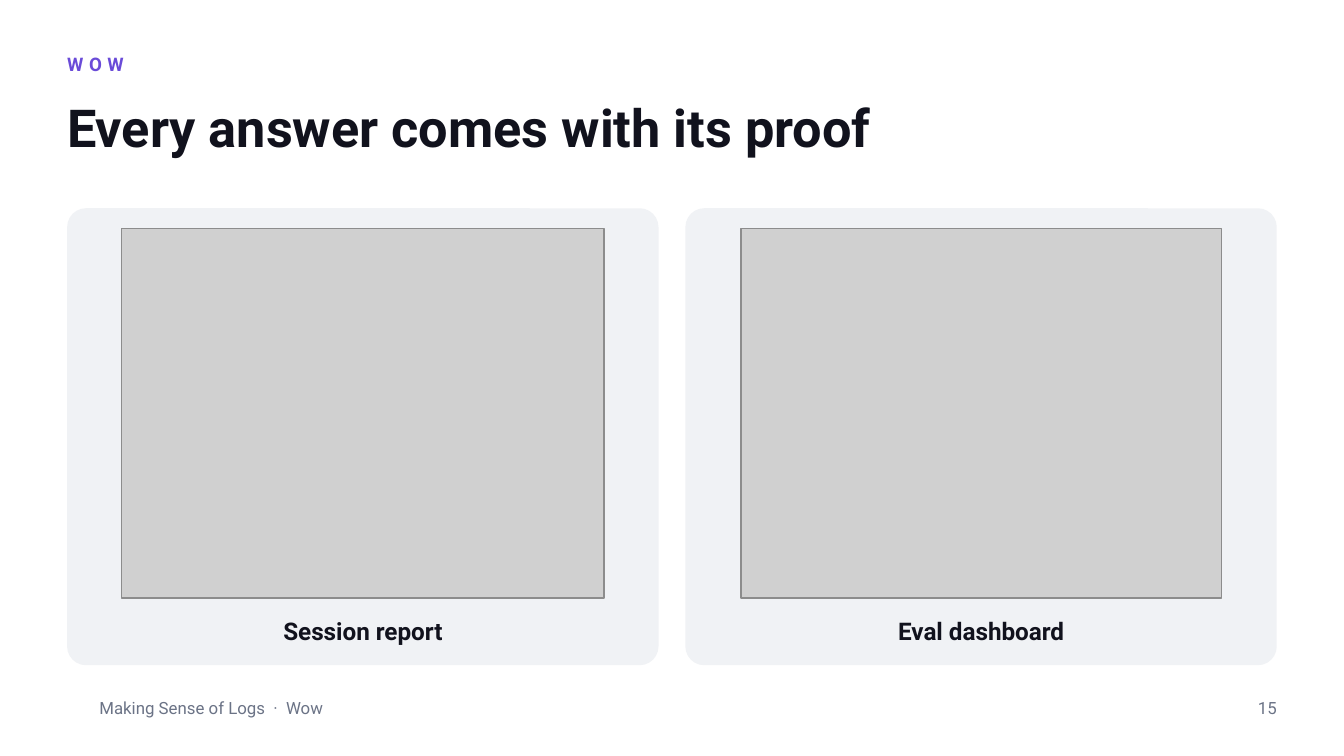
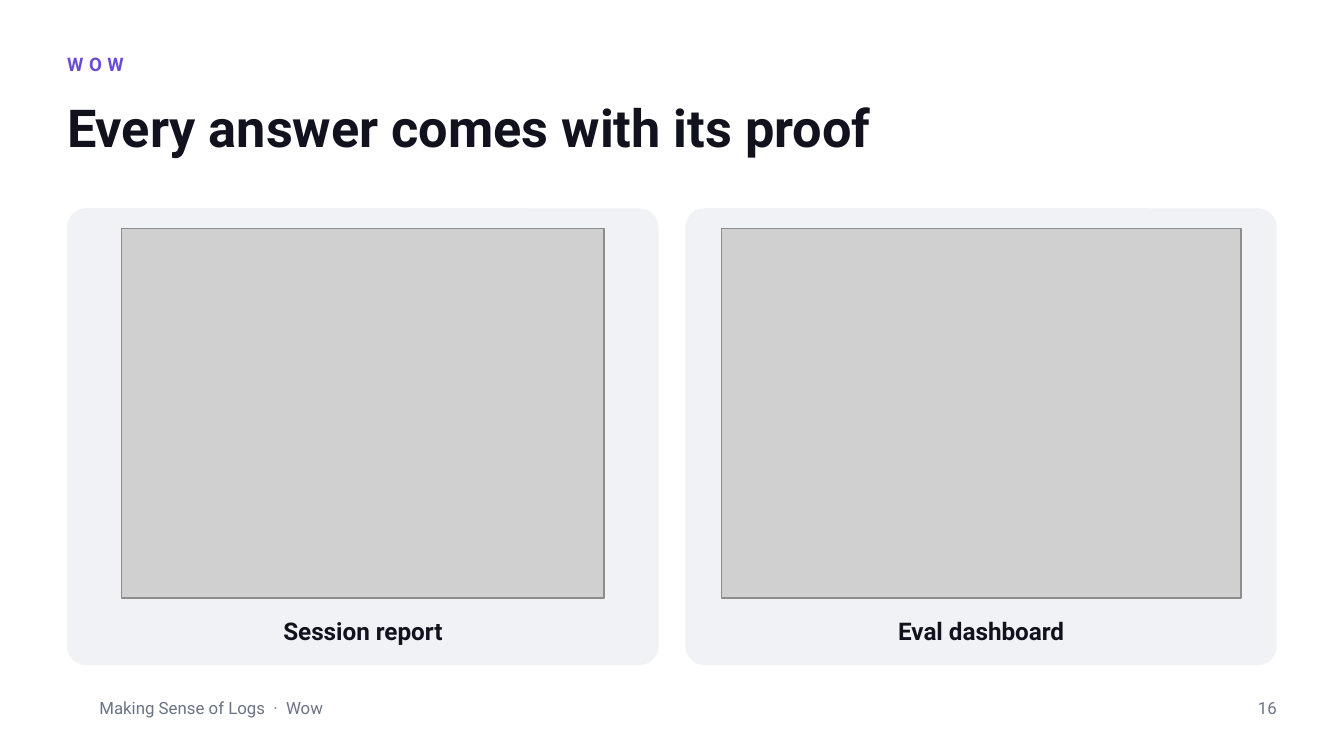
Before and after one commit to aircode610/making-sense-of-logs-schubki-ai-hackathon, a slide deck: slide 16 of docs/slides/making-sense-of-logs.pptx (slide 15 before the commit). Drawn at 1344x756 pixels with LibreOffice and Linux fonts; fonts in the diff are those of the drawing; grey boxes stand for pictures; background and template pictures are left out. Boxes give left, top, right and bottom in pixels: in the first picture for what was removed or moved away, otherwise in the second. Text is boxed around its words. In the diff, an @@ line names an element or a change of style, - is before the commit and + after.

```diff
--- a/docs/slides/making-sense-of-logs.pptx
+++ b/docs/slides/making-sense-of-logs.pptx
@@ picture: place and size @@
-picture at [741,228,1222,598]
+picture at [722,228,1241,598]
@@ text at [1258,702,1277,714]: text changed @@
-15
+16
```
Also in this commit, not shown: 11 other slides changed, 1 slide added, 18 other files.
